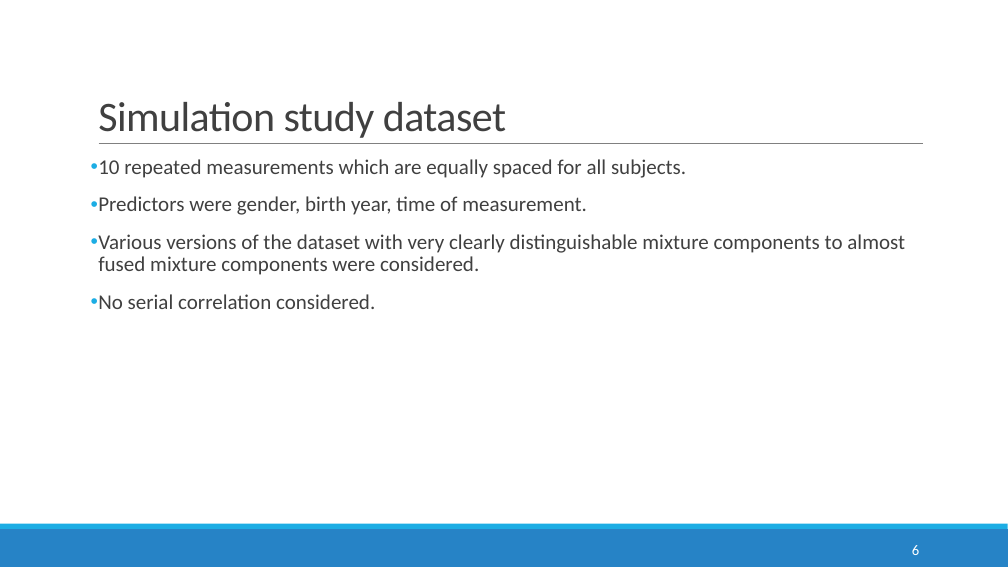
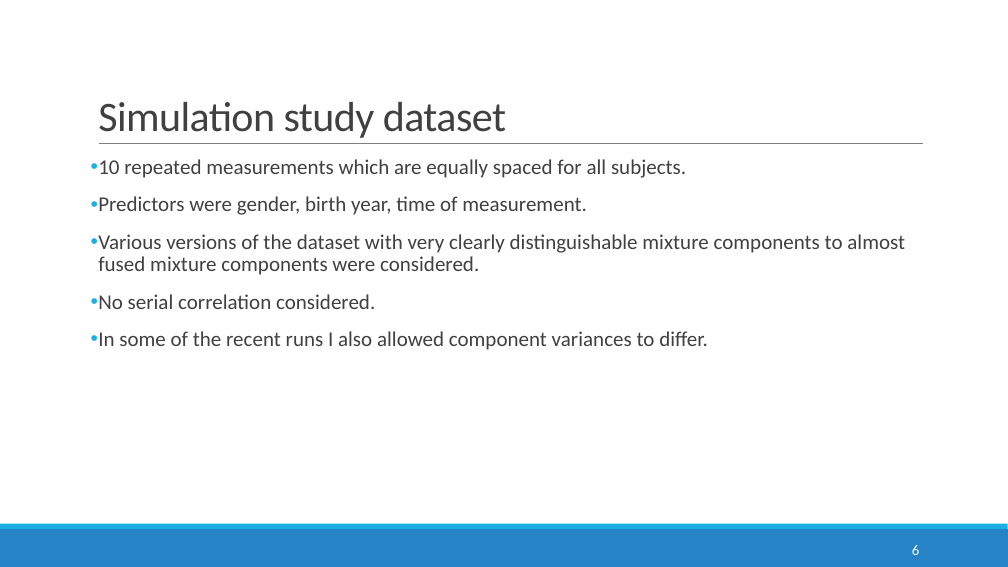
Before and after one commit to anirudhtomer/MScThesis, a slide deck: slide 6 of mid term presentation.pptx. Drawn at 1008x567 pixels with LibreOffice and Linux fonts; fonts in the diff are those of the drawing; background and template pictures are left out. Boxes give left, top, right and bottom in pixels: in the first picture for what was removed or moved away, otherwise in the second. Text is boxed around its words. In the diff, an @@ line names an element or a change of style, - is before the commit and + after.

Commit message:
Tested PPC with different covariance matrices for components

```diff
--- a/mid term presentation.pptx
+++ b/mid term presentation.pptx
@@ text at <box>98,331,708,350</box>: paragraph added @@
+• In some of the recent runs I also allowed component variances to differ.
```
Also in this commit, not shown: 8 other slides changed, 2 slides added, 4 slides removed, 9 other files.
